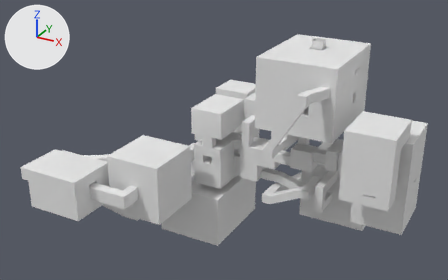
The Blender file Assets/Models/startingScene/startingRoom.blend: old version first, new version second.
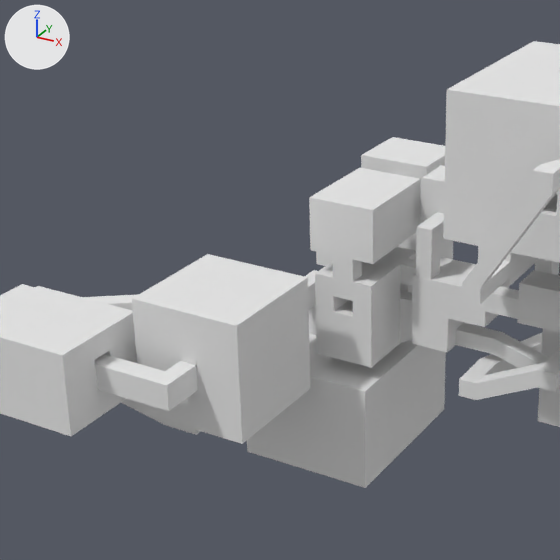
Each version is shown whole from a 50 mm camera at (96.3, -163.5, 91.0) aimed at (12.1, -10.3, 14.4), then close up on the part from 10% to 69% of the width and 5% to 100% of the height. The axes (+X, +Y, +Z) are drawn at upper left. The lights are the same throughout.

Script lines for the objects in view, before the commit:
```python
me_cube_009 = bpy.data.meshes.new('Cube.009')
me_cube_009.from_pydata(...)  # 813 vertices, 767 faces; spans x 15.5..50.0, y -28.8..14.7, z 8.1..47.4
me_cube_009.materials.append(mat_material_001)  # white #e7e7e7
me_cube_011 = bpy.data.meshes.new('Cube.011')
me_cube_011.from_pydata(...)  # 538 vertices, 531 faces; spans x -42.8..6.9, y -51.3..-4.6, z -6.8..15.6
me_cube_011.materials.append(mat_material_001)  # white #e7e7e7
me_cube_012 = bpy.data.meshes.new('Cube.012')
me_cube_012.from_pydata(...)  # 1148 vertices, 1160 faces; spans x -6.4..14.7, y -19.2..7.4, z -18.0..4.3
me_cube_012.materials.append(mat_material_001)  # white #e7e7e7
me_cube_013 = bpy.data.meshes.new('Cube.013')
me_cube_013.from_pydata(...)  # 100 vertices, 42 faces; spans x -29.5..0.0, y -45.4..-21.5, z 3.6..8.1
me_cube_013.materials.append(mat_material_001)  # white #e7e7e7
ob_basestartingroommesh_008 = bpy.data.objects.new('BaseStartingRoomMesh.008', me_cube_009)
ob_basestartingroommesh_008.location = (0.0, 0.0, 0.0)
_m = ob_basestartingroommesh_008.modifiers.new('EdgeSplit', 'EDGE_SPLIT')
ob_basestartingroommesh_010 = bpy.data.objects.new('BaseStartingRoomMesh.010', me_cube_011)
ob_basestartingroommesh_010.location = (0.0, 0.0, 0.0)
_m = ob_basestartingroommesh_010.modifiers.new('EdgeSplit', 'EDGE_SPLIT')
ob_basestartingroommesh_011 = bpy.data.objects.new('BaseStartingRoomMesh.011', me_cube_012)
ob_basestartingroommesh_011.location = (0.0, 0.0, 0.0)
_m = ob_basestartingroommesh_011.modifiers.new('EdgeSplit', 'EDGE_SPLIT')
ob_basestartingroommesh_012 = bpy.data.objects.new('BaseStartingRoomMesh.012', me_cube_013)
ob_basestartingroommesh_012.parent = ob_basestartingroommesh_010
ob_basestartingroommesh_012.location = (0.0, 0.0, 0.0)
_m = ob_basestartingroommesh_012.modifiers.new('EdgeSplit', 'EDGE_SPLIT')
# also in view: 'BaseStartingRoomMesh.005' at (9.1, -6.4, 21.1); 'BaseStartingRoomMesh' at (43.6, -14.0, 17.0); 'BaseStartingRoomMesh.007' at (6.8, -8.7, 8.8); 'BaseStartingRoomMesh.003' at (7.2, 8.3, 19.2); 'BaseStartingRoomMesh.006' at (21.5, -5.9, 7.1)
```
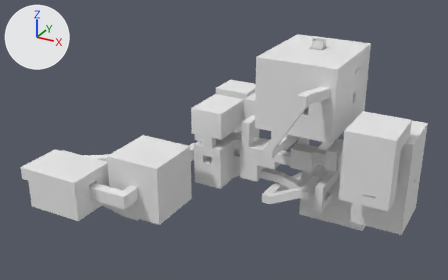
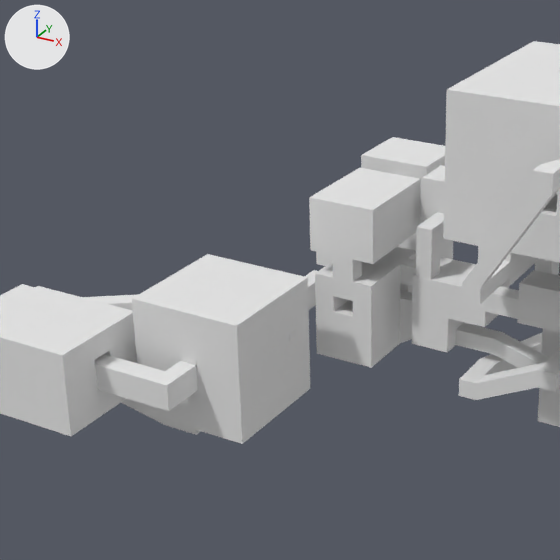
Where the change shows, as pixel boxes (x1, y1, x2, y2) in the close-ups (560 x 560 px):
'BaseStartingRoomMesh.012', moved (not visible before)
    after: (0, 254, 318, 444)
'BaseStartingRoomMesh.010', moved (not visible afterwards)
    before: (0, 254, 318, 444)
'BaseStartingRoomMesh.011', hidden
    before: (247, 305, 446, 488)

The change, as a diff of the scene's bpy script:
```diff
--- a/Assets/Models/startingScene/startingRoom.blend.py
+++ b/Assets/Models/startingScene/startingRoom.blend.py
@@ ob_basestartingroommesh_011 @@
 _m = ob_basestartingroommesh_011.modifiers.new('EdgeSplit', 'EDGE_SPLIT')
+ob_basestartingroommesh_011.hide_viewport = True
@@ ob_basestartingroommesh_010 @@
 ob_basestartingroommesh_010 = bpy.data.objects.new('BaseStartingRoomMesh.010', me_cube_011)
+ob_basestartingroommesh_010.parent = ob_basestartingroommesh_012
 ob_basestartingroommesh_010.location = (0.0, 0.0, 0.0)
@@ ob_basestartingroommesh_012 @@
 ob_basestartingroommesh_012 = bpy.data.objects.new('BaseStartingRoomMesh.012', me_cube_013)
-ob_basestartingroommesh_012.parent = ob_basestartingroommesh_010
 ob_basestartingroommesh_012.location = (0.0, 0.0, 0.0)
```
